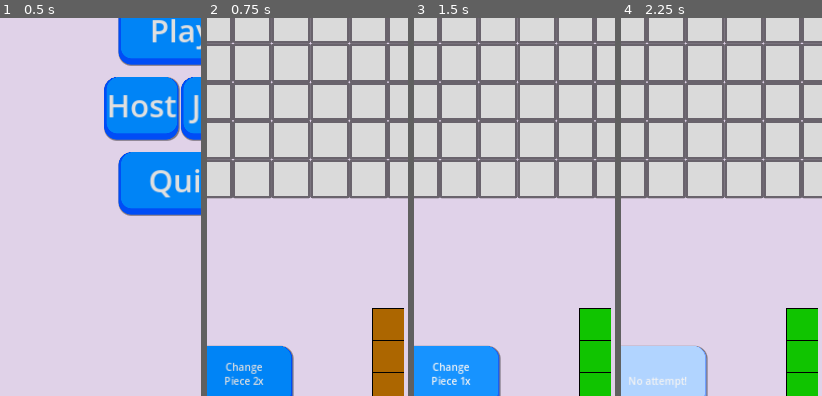
Above: before the commit, frames 1-4 (left to right).
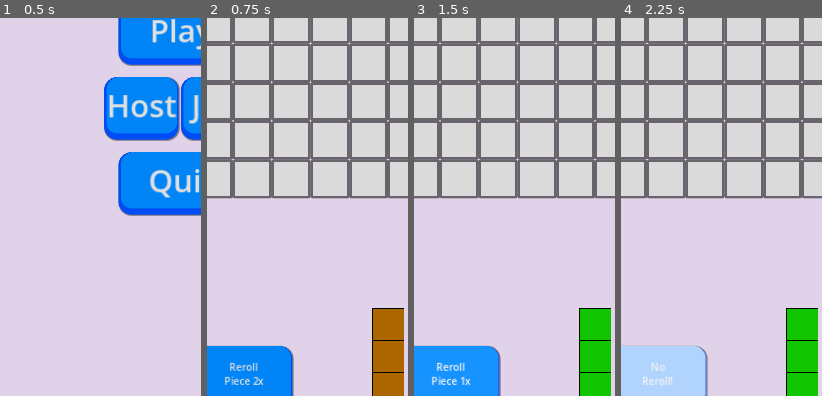
Above: after the commit, the same moments.

Repository: Awe0/Color-Jam
Game: Godot game, scene res://Scenes/Menu.tscn
The game is run twice, just before and just after one commit, with the same random seed, the same clock (stepped at 60 frames per second) and the same inputs.
Inputs:
- Up to frame 1 (0.5 s): no input
- Up to frame 2 (0.75 s): click "Play" at 0.5 s
- Up to frame 3 (1.5 s): click "Change Piece 2x" (after the commit: "Reroll Piece 2x") at 1.25 s
- Up to frame 4 (2.25 s): click "Change Piece 1x" (after the commit: "Reroll Piece 1x") at 2 s
The pictures show only the part of the screen within x 5-55%, y 39-89%; the shares and areas given below are measured in that part.

Frame 1 is identical in both runs. In frame 2, 0.3% of the frame differs, in the area x 8-28%, y 91-95%; in frame 3, 0.3%; in frame 4, 0.3%.

Commit message:
gain reroll when grid updated

Diff:
--- a/Scenes/Game.tscn
+++ b/Scenes/Game.tscn
@@ -50,7 +50,7 @@
 layout_mode = 2
 theme = ExtResource("2_1nh3o")
 text = "
-Change
+Reroll
 Piece 2x
 
 "
--- a/Scripts/game.gd
+++ b/Scripts/game.gd
@@ -12,12 +12,14 @@
 const BLANK_CELL = preload("res://Assets/cell54x54.png")
 const GRAY_CELL = preload("res://Assets/gray.png")
 const GRID_THEME_BUTTON = preload("res://Themes/GridButton.theme")
+const DISABLE_THEME_BUTTON = preload("res://Themes/Disable_Button.theme")
+const ENABLE_THEME_BUTTON = preload("res://Themes/Buttons.tres")
 
 var score: int = 0
 var cells = []
 var selected_color = null
 var piece_queue = []
-var attempt = 2
+var reroll = 2
 var color_scenes = [
 	preload("res://Scenes/Colors/Red.tscn"),
 	preload("res://Scenes/Colors/Green.tscn"),
@@ -72,7 +74,7 @@
 	if selected_color:
 		place_color(i, j)
 		if not check_grid(selected_color):
-			if attempt <= 0:
+			if reroll <= 0:
 				game_over.visible = true
 				hide_all_buttons()
 		print(piece_queue) #ICIIIIIIIIIIIIIIIIIIIIIIIIIIIIIIIIIIIIIIIIIIIIIIIIIIIIIIIIIIIIIII
@@ -139,7 +141,8 @@
 				cell.icon = BLANK_CELL
 
 func upgrade_grid():
-
+	reroll += 2
+	update_rerolls()
 	var probability_of_impossible = 0.2
 	for row in cells:
 		for cell in row:
@@ -164,26 +167,29 @@
 	var enable_theme_button = load("res://Themes/Buttons.tres")
 	score = 0
 	score_label.text = "Score: 0"
-	change_piece_button.text = "\nChange\nPiece 2x\n\n"
-	attempt = 2
+	change_piece_button.text = "\nReroll\nPiece 2x\n\n"
+	reroll = 2
 	change_piece_button.set_theme(enable_theme_button)
 
+func update_rerolls():
+		if reroll > 0:
+			change_piece_button.set_theme(ENABLE_THEME_BUTTON)
+			change_piece_button.text = "\nReroll\nPiece "+str(reroll)+"x\n\n"
+			update_piece_queue()
+		elif reroll <= 0:
+			reroll = 0
+			change_piece_button.set_theme(DISABLE_THEME_BUTTON)
+			change_piece_button.text = "\nNo\nReroll!\n\n"
+			if not check_grid(selected_color):
+				game_over.visible = true
+				hide_all_buttons()
+
 func _on_change_piece_pressed() -> void:
-	var disable_theme_button = load("res://Themes/Disable_Button.theme")
-	if attempt == 2:
-		update_piece_queue()
-		change_piece_button.text = "\nChange\nPiece 1x\n\n"
-		attempt = 1
-	elif attempt == 1:
-		update_piece_queue()
-		change_piece_button.text = "\n\nNo attempt!\n\n"
-		attempt = 0
-		change_piece_button.set_theme(disable_theme_button)
-		if not check_grid(selected_color):
-			game_over.visible = true
-			hide_all_buttons()
-	else:
-		pass
+	reroll -= 1
+	if reroll >= 0:
+		update_rerolls()
+	elif reroll <= 0:
+		reroll = 0
 
 func _on_upgrade_pressed() -> void:
 	upgrade_grid()
